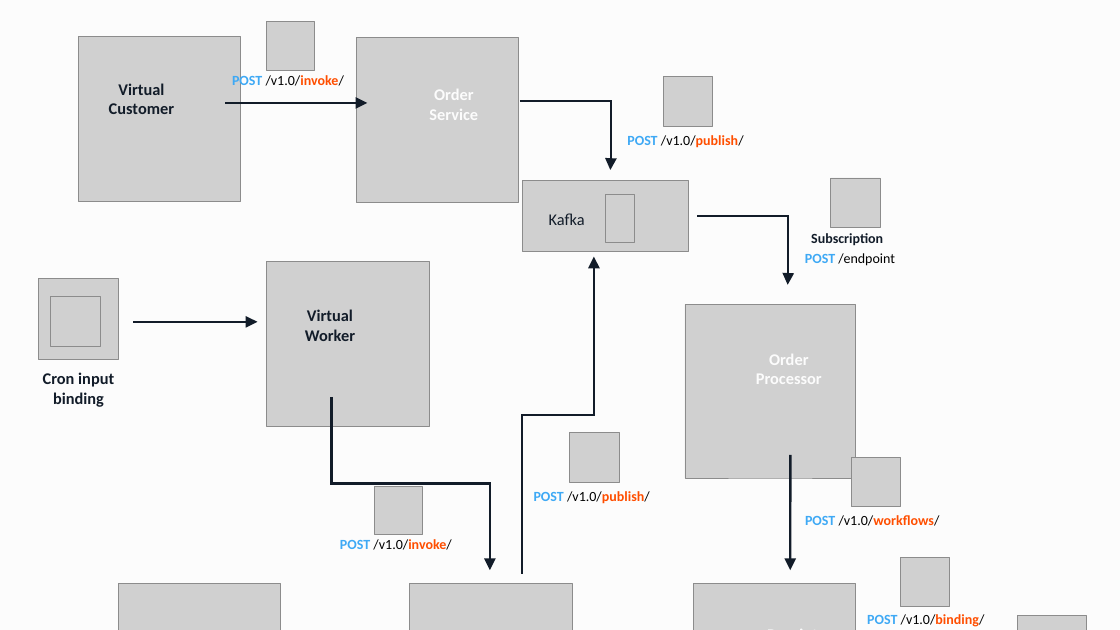
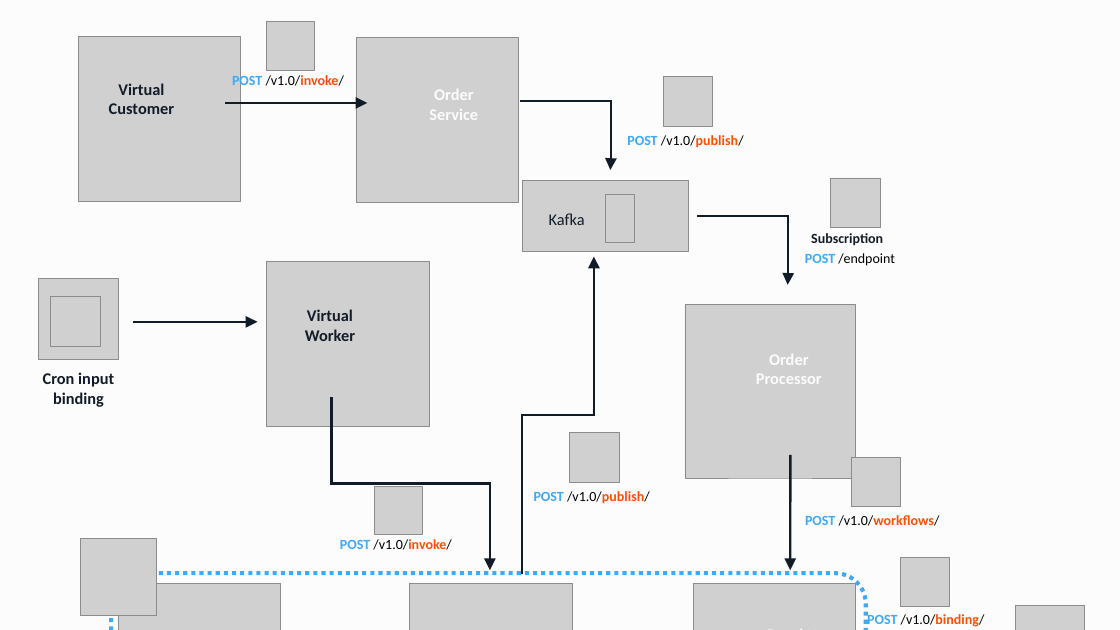
Before and after one commit to diagridio/conductor-demo-new, a slide deck: slide 1 of assets/demo-slide.pptx. Drawn at 1120x630 pixels with LibreOffice and Linux fonts; fonts in the diff are those of the drawing; grey boxes stand for pictures; background and template pictures are left out. Boxes give left, top, right and bottom in pixels: in the first picture for what was removed or moved away, otherwise in the second. Text is boxed around its words. In the diff, an @@ line names an element or a change of style, - is before the commit and + after.

Commit message:
Updating demo slide

```diff
--- a/assets/demo-slide.pptx
+++ b/assets/demo-slide.pptx
@@ picture added at (80,539,155,617) @@
@@ rounded rectangle added at (111,573,865,630), outline #3EA9F5 3.5 pt dashed @@
@@ picture: place and size @@
-picture at (1018,616,1087,630)
+picture at (1016,606,1085,630)
```
Also in this commit, not shown: 1 other file.
